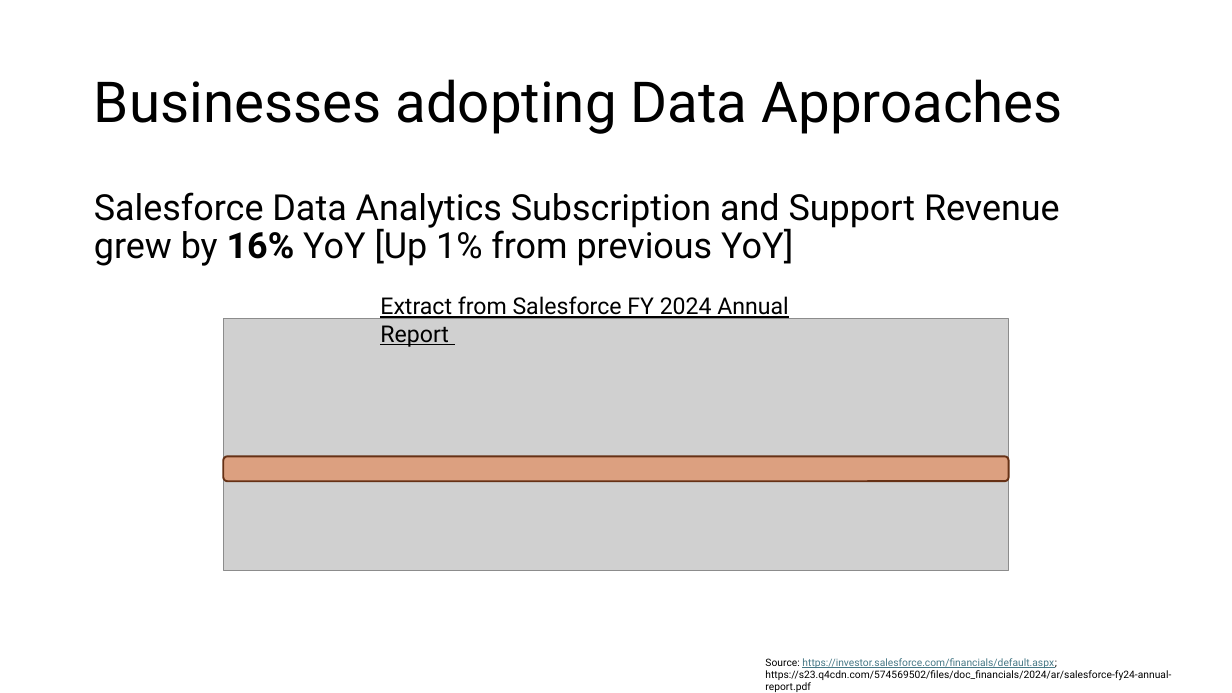
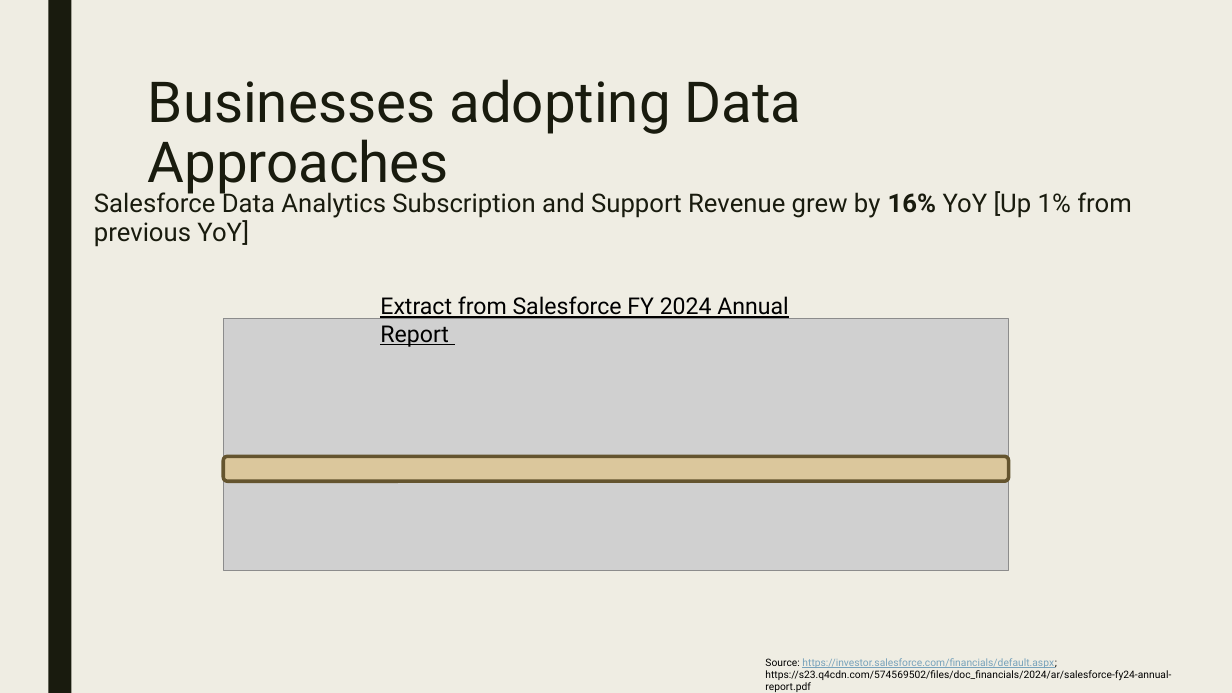
Before and after one commit to ryncii/SprintPOC, a slide deck: slide 22 of PitchDeck.pptx (slide 18 before the commit). Drawn at 1232x693 pixels with LibreOffice and Linux fonts; fonts in the diff are those of the drawing; grey boxes stand for pictures. Boxes give left, top, right and bottom in pixels: in the first picture for what was removed or moved away, otherwise in the second. Text is boxed around its words. In the diff, an @@ line names an element or a change of style, - is before the commit and + after.

```diff
--- a/PitchDeck.pptx
+++ b/PitchDeck.pptx
@@ background #FFFFFF to #EFEDE3 @@
@@ rectangle added at (48, 0, 71, 693), fill #191B0E @@
@@ title "Businesses adopting Data Approaches": place and size @@
-title "Businesses adopting Data Approaches" at (94, 79, 1063, 134)
+title "Businesses adopting Data Approaches" at (148, 79, 802, 195)
@@ title "Businesses adopting Data Approaches" at (148, 79, 802, 195): text colour #000000 to #191B0E; line spacing 0.9 to 0.89; vertical alignment middle to top @@
@@ text "Salesforce Data Analytics Subscription and ..." at (94, 188, 1132, 247): size 28 to 20 pt, text colour #000000 to #191B0E; line spacing 0.9 to 0.94; more space between paragraphs @@
@@ rounded rectangle at (224, 457, 1009, 482): fill #E97132 at 50% opacity to #E6C069 at 50% opacity; outline #663216 1.5 pt to #65542E 2.75 pt @@
@@ text at (765, 658, 1056, 668): text colour #467886 to #77A2BB in "https://investor.salesforce.com/financials/default.aspx;" @@
```
Also in this commit, not shown: 31 other slides changed, 12 slides added, 2 slides removed, 5 other files.
